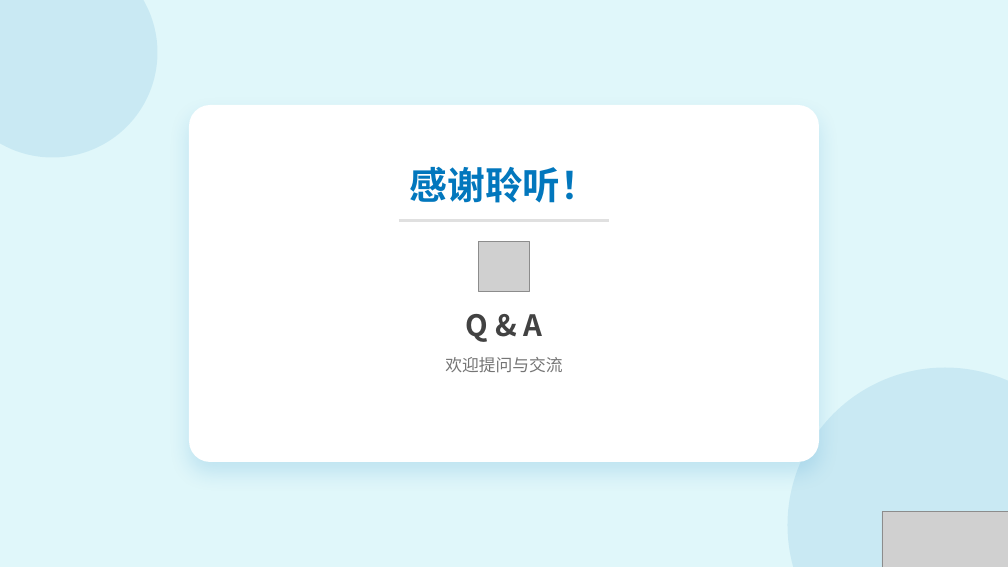
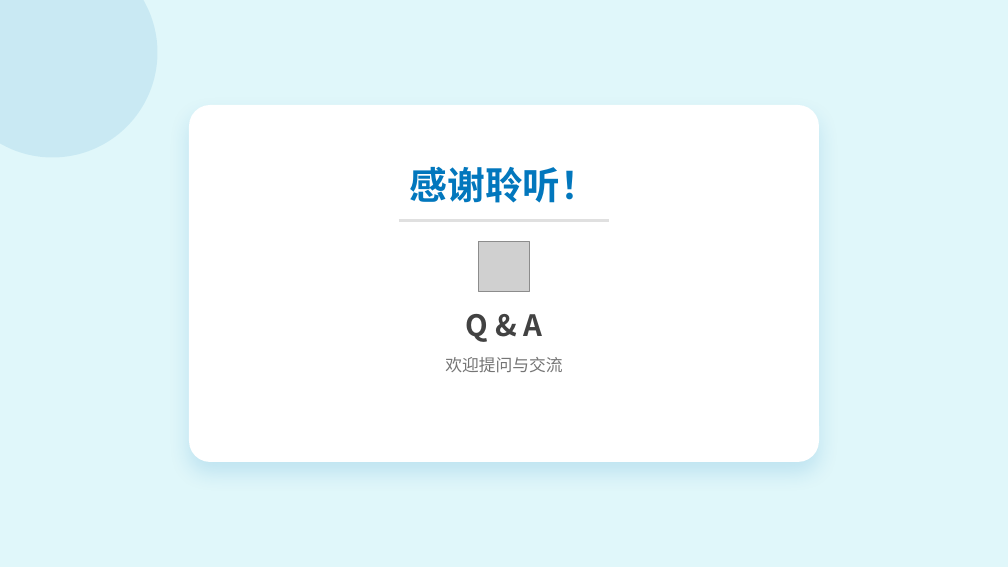
Before and after one commit to Soyoger/Python-LLM-Learning, a slide deck: slide 30 of Chapter01/大语言模型概述教学PPT.pptx. Drawn at 1008x567 pixels with LibreOffice and Linux fonts; fonts in the diff are those of the drawing; grey boxes stand for pictures. Boxes give left, top, right and bottom in pixels: in the first picture for what was removed or moved away, otherwise in the second. Text is boxed around its words. In the diff, an @@ line names an element or a change of style, - is before the commit and + after.

```diff
--- a/Chapter01/大语言模型概述教学PPT.pptx
+++ b/Chapter01/大语言模型概述教学PPT.pptx
@@ ellipse removed at (x1=788, y1=368, x2=1008, y2=567) @@
@@ picture removed at (x1=882, y1=512, x2=1008, y2=567) @@
```
Also in this commit, not shown: 2 other files.
